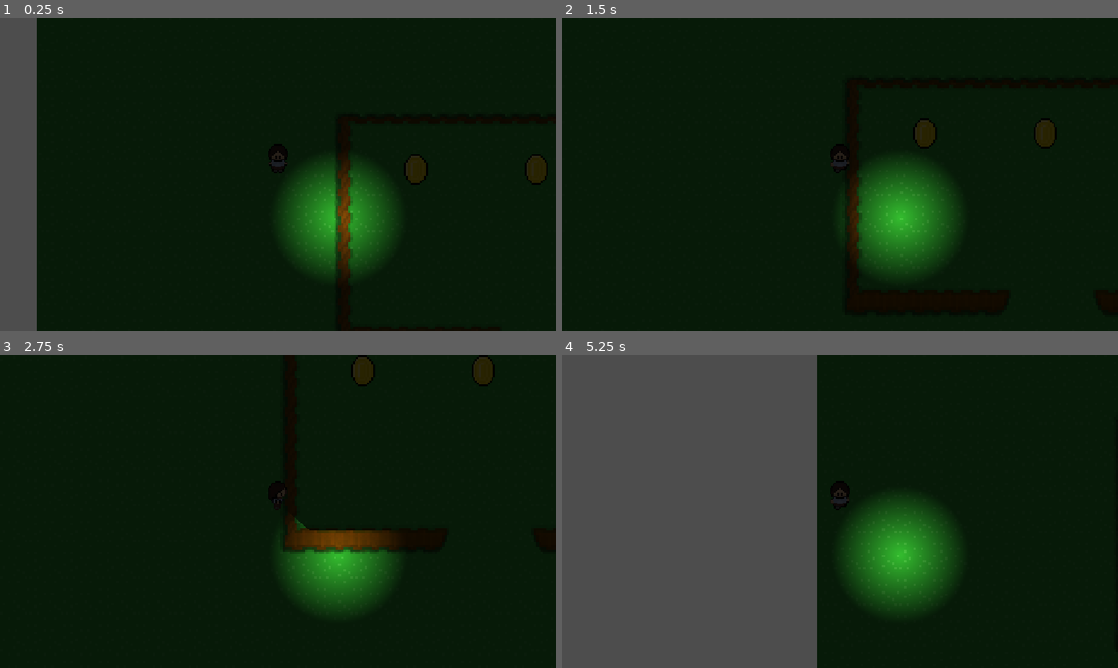
Above: before the commit, frames 1-4 (two rows, left to right).
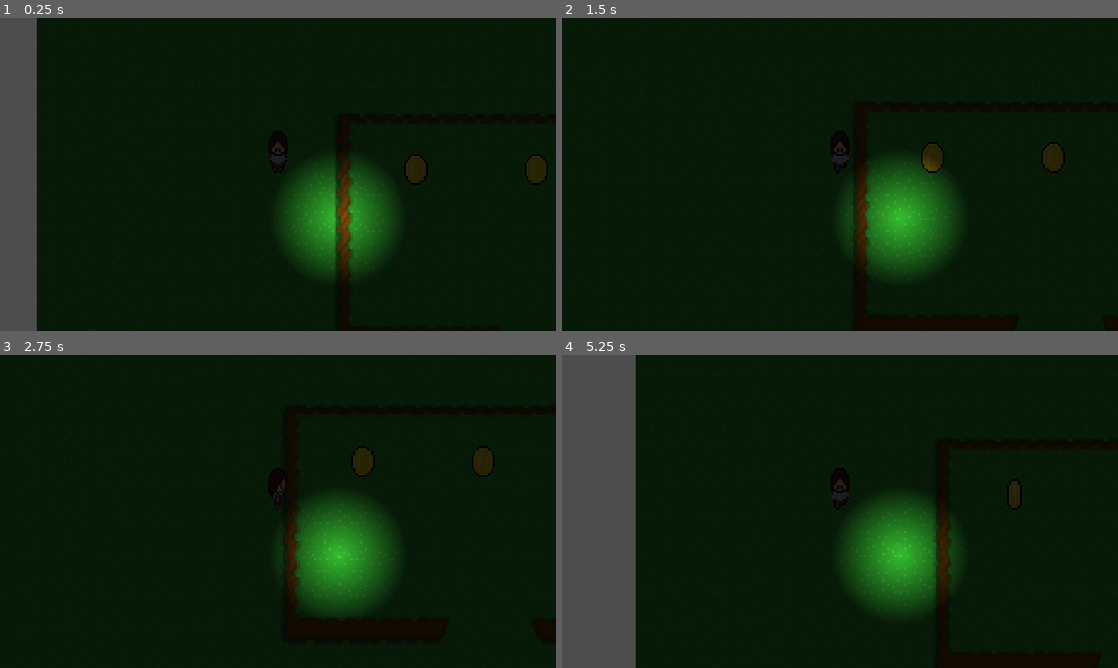
Above: after the commit, the same moments.

Repository: QvestionMark/experimental-platformer
Game: Godot game, scene res://Scenes/main.tscn
Same seed, same stepped clock (60 frames per second), same inputs: the game is played once before the commit and once after it.
Inputs (mouse positions are in pixels of both pictures, inside the frame that each line leads up to):
- Up to frame 1 (0.25 s): no input
- Up to frame 2 (1.5 s): move the mouse to (962, 158) at 0.52 s; hold D (walk_right) 0.53-1.28 s; move the mouse to (728, 190) at 1.27 s; hold S (walk_down) from 1.28 s (still down)
- Up to frame 3 (2.75 s): move the mouse to (333, 442) at 2.02 s; release S (walk_down) at 2.03 s; hold D (walk_right) from 2.03 s (still down)
- Up to frame 4 (5.25 s): move the mouse to (812, 574) at 2.77 s; release D (walk_right) at 2.78 s; hold W (walk_up) 2.78-3.53 s; move the mouse to (1006, 558) at 3.52 s; hold A (walk_left) 3.53-5.03 s; move the mouse to (673, 464) at 4.27 s; move the mouse to (867, 511) at 5.02 s; hold S (walk_down) from 5.03 s (still down)

The runs differ from the first frame. In frame 1, 0.2% of the frame differs, in the area x 48-52%, y 36-50%; in frame 2, 2.3%; in frame 3, 4.4%; in frame 4, 34%, in the area x 13-83%, y 0-100%.

Commit message:
made taller and slower

Diff:
--- a/Scenes/player.tscn
+++ b/Scenes/player.tscn
@@ -163,8 +163,8 @@
 
 [node name="AnimatedSprite2D" type="AnimatedSprite2D" parent="." unique_id=98392381]
 texture_filter = 1
-position = Vector2(0, -6.25)
-scale = Vector2(0.6, 0.6)
+position = Vector2(0, -8.975)
+scale = Vector2(0.6, 0.85952383)
 sprite_frames = SubResource("SpriteFrames_d7522")
 animation = &"walk_up"
 autoplay = "idle"
--- a/Scripts/player.gd
+++ b/Scripts/player.gd
@@ -35,7 +35,7 @@
 		else:
 			animSprite.play("walk_up")
 	velocity = velocity.normalized()
-	velocity *= 75 * scale.x
+	velocity *= 25 * scale.x
 	move_and_slide()
 
 	flashlight.rotation = flashlight.global_position.direction_to(get_global_mouse_position()).angle()
